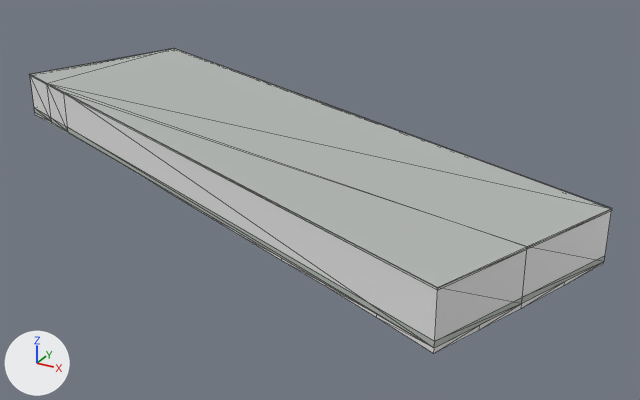
A saved change to the glTF model public/models/buildings/osm-way-53921696.glb.
Before and after are seen from a 50 mm camera at (28.8, -44.8, 21.3) aimed at (3.8, 0.7, -1.4). Lighting does not change. The marker at lower left points along +X, +Y and +Z. The older version comes first. Mesh edges are drawn as thin lines. Where no turn or scale is listed for an object, it has been applied to the vertices. Vertices at exactly the same position are counted once.

The first picture shows 'building foundation 53921696', 'reality 53921696 near reality aged pale plaster', 'reality 53921696 near reality concrete plinth', 'reality 53921696 near reality flat weathered roof', 'reality 53921696 near reality pale aluminum sill'.
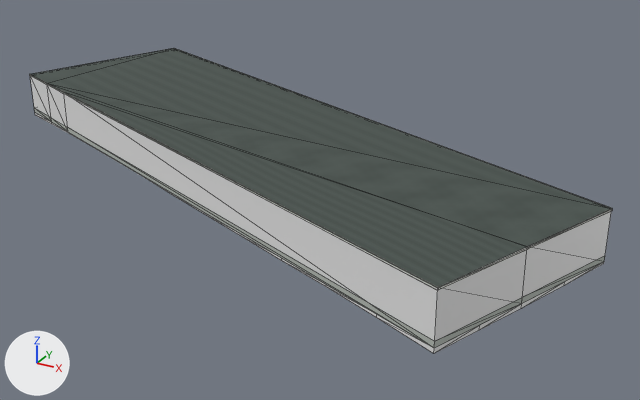
Boxes [x1, y1, x2, y2] around the edits, measured in the pictures (640 x 400 px):
'reality 53921696 near reality flat weathered roof', surface changed (darker)
    both: [30, 48, 612, 287]
'reality 53921696 near reality pale aluminum sill', reshaped
    before: [30, 48, 612, 290]
    after: [29, 48, 612, 290]

What changed in the scene script:
```text
Add img_roof_color:
    img_roof_color = load_image('roof-color', 'textures/1de3d7bb6546b7423004abcc0fb627c4d0c6ad03316b21d76a93f9bf4f470ca6.png', 256, 256, 'sRGB')
Change mat_reality_flat_weathered_roof:
    remove mat_reality_flat_weathered_roof.base_color = (0.451, 0.475, 0.455)  # grey #b3b7b4
    add mat_reality_flat_weathered_roof.texture = img_roof_color
Change me_reality_53921696_near_reality_pale_aluminum_sill:
    used by ob_reality_53921696_near_reality_pale_aluminum_sill; location = (0.0, 0.0, 0.0)
    remove me_reality_53921696_near_reality_pale_aluminum_sill.from_pydata(...)  # 28 vertices, 14 faces; spans x -22.0..22.0, y -13.8..13.8, z 2.9..3.0
    add me_reality_53921696_near_reality_pale_aluminum_sill.from_pydata(...)  # 35 vertices, 28 faces; spans x -22.0..22.0, y -13.8..13.8, z 2.9..3.0
    me_reality_53921696_near_reality_pale_aluminum_sill part 1
    13 faces are deleted
    7 vertices are added at x -22.0..22.0, y -13.8..13.8, z 3.0
    27 new faces join them
```
